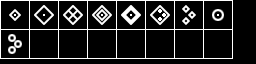
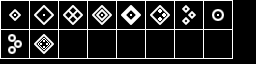
Before/after of a w=256, h=64 layered artwork. What changed in the layer stack:
added layer "Fleet Carrier" above "Grid" over left=34, top=34, right=54, bottom=54
